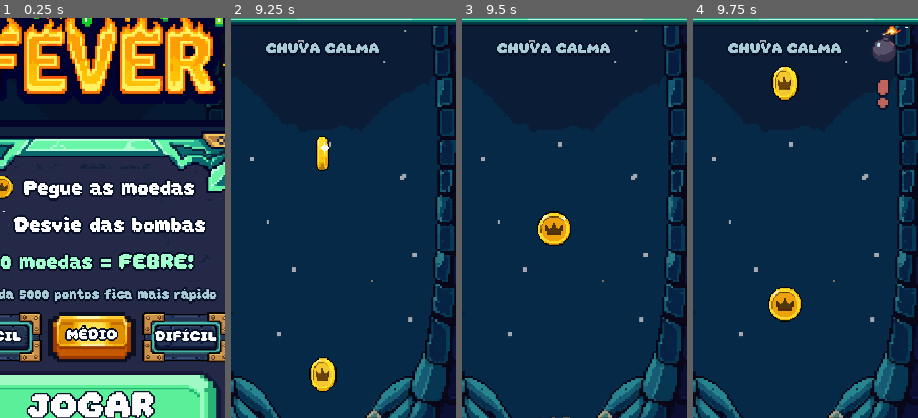
Above: before the commit, frames 1-4 (left to right).
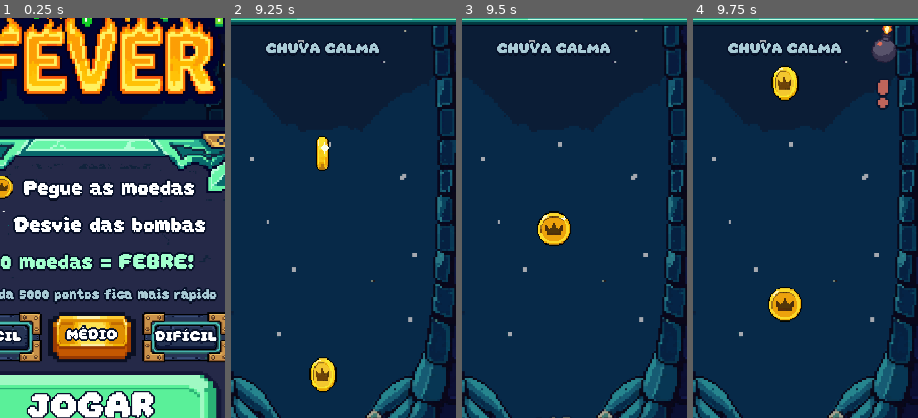
Above: after the commit, the same moments.

Repository: Blucas157/Blucas157
Game: Godot game, scene res://Assets/Cenas/main.tscn
The game is run twice, just before and just after one commit, with the same random seed, the same clock (stepped at 60 frames per second) and the same inputs.
Inputs (mouse positions are % of the whole screen's width and height, from its top left):
- Up to frame 1 (0.25 s): no input
- Up to frame 2 (9.25 s): click "JOGAR" at 0.5 s; tap Enter at 1.25 s; move the mouse to (72, 45) at 1.27 s; hold Right (ui_right) 1.28-2 s; click (72, 45) at 1.42 s; drag from (30, 55) to (93, 85) at 2.02 s; move the mouse to (60, 28) at 2.77 s; hold Right (ui_right) 2.78-3.5 s; drag from (45, 70) to (50, 100) at 3.52 s; move the mouse to (80, 65) at 4.27 s; hold Left (ui_left) 4.28-5 s; drag from (20, 35) to (50, 46) at 5.02 s; move the mouse to (55, 50) at 5.77 s; hold Left (ui_left) 5.78-6.5 s; click (55, 50) at 5.92 s; drag from (35, 25) to (30, 55) at 6.52 s; move the mouse to (72, 45) at 7.27 s; hold Right (ui_right) 7.28-8 s; drag from (30, 55) to (63, 85) at 8.02 s; move the mouse to (60, 28) at 8.77 s; hold Left (ui_left) from 8.78 s (still down)
- Up to frame 3 (9.5 s): keep holding Left (ui_left)
- Up to frame 4 (9.75 s): release Left (ui_left) at 9.5 s; drag from (45, 70) to (50, 50) at 9.52 s
The pictures show only the part of the screen within x 30-80%, y 23-73%; the shares and areas given below are measured in that part.

Frames 1-3 are identical in both runs. In frame 4, 0.2% of the frame differs, in the area x 81-96%, y 2-10%.

Commit message:
Animate the bomb fuse and chain its detonation into the explosion
PixelLab-animated strips replace the hidden legacy bomb frames: a
looping lit fuse while falling, and a swell that heats to white before
handing over to the explosion VFX. Removes the unused north/ frames.

Co-Authored-By: Claude Opus 5.5 <noreply@anthropic.com>
Claude-Session: https://claude.ai/code/session_01KEKrXibY9Ro1FZaHJoap7i

Diff:
--- a/slime-fever/Assets/Cenas/bomba.tscn
+++ b/slime-fever/Assets/Cenas/bomba.tscn
@@ -1,36 +1,8 @@
 [gd_scene format=3 uid="uid://y4mckew4hjp"]
 
 [ext_resource type="Script" path="res://Assets/Scripts/FallingItem.gd" id="1_sqlji"]
-[ext_resource type="Texture2D" path="res://Assets/north/frame_001.png" id="2_41ofj"]
-[ext_resource type="Texture2D" path="res://Assets/north/frame_002.png" id="3_wwddw"]
-[ext_resource type="Texture2D" path="res://Assets/north/frame_000.png" id="4_bf7ao"]
-[ext_resource type="Texture2D" path="res://Assets/north/frame_004.png" id="5_8u0dg"]
-[ext_resource type="Texture2D" path="res://Assets/north/frame_003.png" id="6_2aqso"]
 
 [sub_resource type="CircleShape2D" id="CircleShape2D_fijet"]
-
-[sub_resource type="SpriteFrames" id="SpriteFrames_fijet"]
-animations = [{
-"frames": [{
-"duration": 1.0,
-"texture": ExtResource("2_41ofj")
-}, {
-"duration": 1.0,
-"texture": ExtResource("3_wwddw")
-}, {
-"duration": 1.0,
-"texture": ExtResource("4_bf7ao")
-}, {
-"duration": 1.0,
-"texture": ExtResource("5_8u0dg")
-}, {
-"duration": 1.0,
-"texture": ExtResource("6_2aqso")
-}],
-"loop": 1,
-"name": &"default",
-"speed": 5.0
-}]
 
 [node name="Bomba" type="Area2D" unique_id=365024249]
 scale = Vector2(3, 3)
@@ -41,6 +13,3 @@
 shape = SubResource("CircleShape2D_fijet")
 
 [node name="AnimatedSprite2D" type="AnimatedSprite2D" parent="." unique_id=1320375534]
-sprite_frames = SubResource("SpriteFrames_fijet")
-autoplay = "default"
-frame_progress = 0.9996742
--- a/slime-fever/Assets/Scripts/FallingItem.gd
+++ b/slime-fever/Assets/Scripts/FallingItem.gd
@@ -3,8 +3,13 @@
 @export var min_speed: float = 500.0
 @export var max_speed: float = 900.0
 @export var is_bomb: bool = false
+# PixelLab bomb strips, 48x48 frames: lit fuse loop and the swell into the explosion.
+const FUSE_SHEET := "res://Assets/VFX/bomb_fuse.png"
+const DETONATE_SHEET := "res://Assets/VFX/bomb_detonate.png"
+const BOMB_FRAME := 48
+static var bomb_frames: SpriteFrames
 var drift: float = 0.0
-var art: Sprite2D
+var art: AnimatedSprite2D
 var age: float = 0.0
 var speed: float
 var resolved: bool = false
@@ -18,11 +23,43 @@
 	if is_bomb:
 		$CollisionShape2D.shape = $CollisionShape2D.shape.duplicate()
 		$CollisionShape2D.shape.radius = 10.0
-	if is_bomb and ResourceLoader.exists("res://Assets/New/bomb.png"):
-		$AnimatedSprite2D.hide()
-		art = Sprite2D.new()
-		art.texture = load("res://Assets/New/bomb.png")
-		add_child(art)
+	if is_bomb:
+		art = $AnimatedSprite2D
+		art.sprite_frames = _bomb_frames()
+		# The bomb body sits 4 px below the centre of its 48 px frame.
+		art.offset = Vector2(0, -4)
+		art.play("fuse")
+		art.frame = randi() % art.sprite_frames.get_frame_count("fuse")
+
+static func _bomb_frames() -> SpriteFrames:
+	if bomb_frames == null:
+		bomb_frames = SpriteFrames.new()
+		bomb_frames.remove_animation("default")
+		for anim in [["fuse", FUSE_SHEET, 12.0, true], ["detonate", DETONATE_SHEET, 24.0, false]]:
+			var sheet: Texture2D = load(anim[1])
+			bomb_frames.add_animation(anim[0])
+			bomb_frames.set_animation_speed(anim[0], anim[2])
+			bomb_frames.set_animation_loop(anim[0], anim[3])
+			for i in sheet.get_width() / BOMB_FRAME:
+				var frame := AtlasTexture.new()
+				frame.atlas = sheet
+				frame.region = Rect2(i * BOMB_FRAME, 0, BOMB_FRAME, BOMB_FRAME)
+				bomb_frames.add_frame(anim[0], frame)
+	return bomb_frames
+
+## Stops the bomb, plays its swell and hands over to the explosion effect.
+func _detonate(size: float, flash: bool) -> void:
+	speed = 0.0
+	drift = 0.0
+	set_deferred("monitoring", false)
+	set_deferred("monitorable", false)
+	art.rotation = 0.0
+	art.play("detonate")
+	var swell := create_tween()
+	swell.tween_property(art, "scale", Vector2(1.35, 1.35), 0.2)
+	await art.animation_finished
+	get_tree().current_scene.explode(global_position, size, flash)
+	queue_free()
 
 func _process(delta: float) -> void:
 	if GameManager.ended or not GameManager.started:
@@ -30,7 +67,7 @@
 	position.y += speed * delta
 	position.x += drift * delta
 	age += delta
-	if art:
+	if art and art.animation == "fuse":
 		# Swing like a lit fuse; drifting bombs lean into their motion.
 		art.rotation = sin(age * 7.0 + position.x) * 0.18 + drift * 0.0015
 	if is_bomb and not startled:
@@ -55,14 +92,16 @@
 	if is_bomb:
 		if GameManager.fever_left > 0.0:
 			GameManager.add_score(20)
-			main.explode(position, 3.0)
 			main.juice(position, Color("a3ffce"), "+20", 2)
+			_detonate(3.0, false)
+			return
 		elif GameManager.grace_left > 0.0:
 			main.juice(position, Color("92c9ff"), "PROTEGIDO", 0)
 		else:
-			main.explode(position, 5.0, true)
 			main.juice(position, Color("ff816b"), "POW!", 3)
 			GameManager.end_game()
+			_detonate(5.0, true)
+			return
 	else:
 		var points := GameManager.collect_coin()
 		main.juice(position, Color("ffe497"), "+%d" % points, 1)
--- a/slime-fever/Assets/Scripts/Main.gd
+++ b/slime-fever/Assets/Scripts/Main.gd
@@ -7,8 +7,8 @@
 const EXPLOSION_FRAMES := 10
 const EXPLOSION_SIZE := Vector2(80, 87)
 const EXPLOSION_ANCHOR := Vector2(43, 54)
-# Time the defeat blast plays before the result card covers it.
-const RESULT_DELAY := 1.0
+# Time the bomb swell and blast play before the result card covers it.
+const RESULT_DELAY := 1.2
 
 @onready var hud: CanvasLayer = $HUD
 var ui: Control
--- a/slime-fever/Tests/verify_gameplay.gd
+++ b/slime-fever/Tests/verify_gameplay.gd
@@ -81,7 +81,9 @@
 	bomb._on_area_entered(other)
 	check(not gm.ended, "non-player filtering")
 	bomb._on_area_entered(player)
-	check(gm.ended and get_nodes_in_group("run_effects").any(func(n): return n is AnimatedSprite2D), "bomb explodes")
+	check(gm.ended and bomb.art.animation == "detonate", "bomb swells before exploding")
+	await create_timer(0.4).timeout
+	check(get_nodes_in_group("run_effects").any(func(n): return n is AnimatedSprite2D) and not is_instance_valid(bomb), "swell hands over to explosion")
 	await create_timer(scene.RESULT_DELAY + 0.2).timeout
 	check(gm.ended and scene.result_panel != null, "bomb ends game with result after the blast")
 	var save := ConfigFile.new()
--- a/slime-fever/project.godot
+++ b/slime-fever/project.godot
@@ -10,7 +10,7 @@
 
 [application]
 
-config/name="Slime Fever - v0.10"
+config/name="Slime Fever - v0.11"
 run/main_scene="res://Assets/Cenas/main.tscn"
 config/use_custom_user_dir=true
 config/custom_user_dir_name="SlimeFever"
Binary file added: slime-fever/Assets/VFX/bomb_detonate.png
Binary file added: slime-fever/Assets/VFX/bomb_fuse.png
Binary file removed: slime-fever/Assets/north/frame_000.png
Binary file removed: slime-fever/Assets/north/frame_001.png
Binary file removed: slime-fever/Assets/north/frame_002.png
Binary file removed: slime-fever/Assets/north/frame_003.png
Binary file removed: slime-fever/Assets/north/frame_004.png
Not shown, changed: slime-fever/export_presets.cfg
Not shown, removed: releases/SlimeFever-v0.10.apk
Not shown, added: releases/SlimeFever-v0.11.apk
Not shown, changed: slime-fever/LEIA-ME.md
